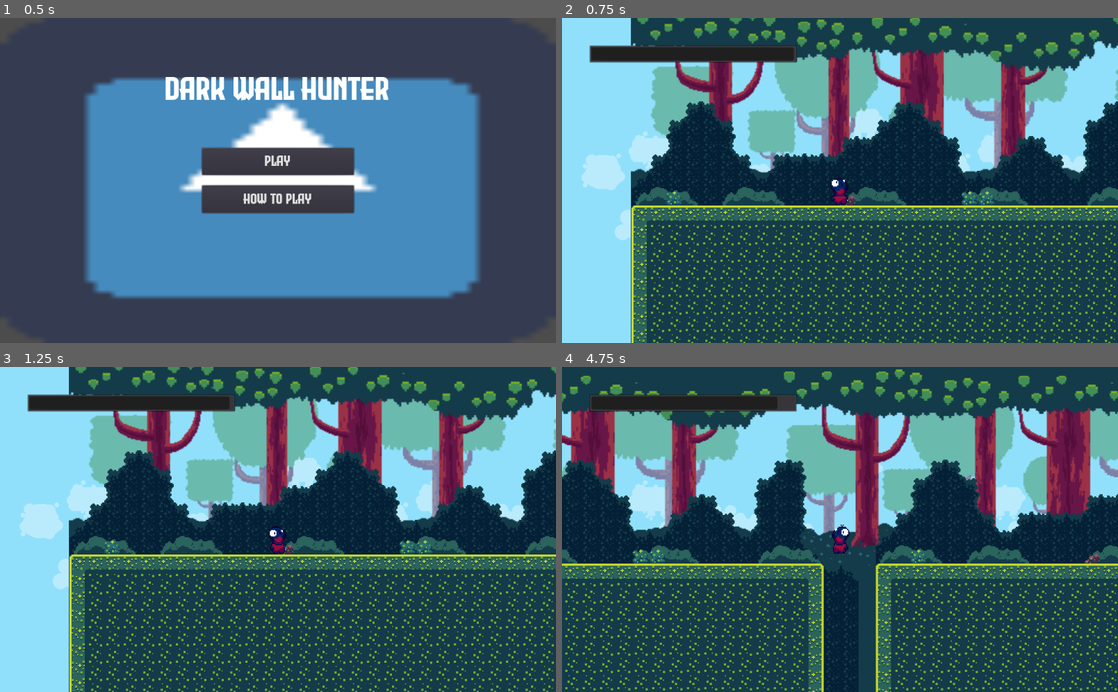
Above: before the commit, frames 1-4 (two rows, left to right).
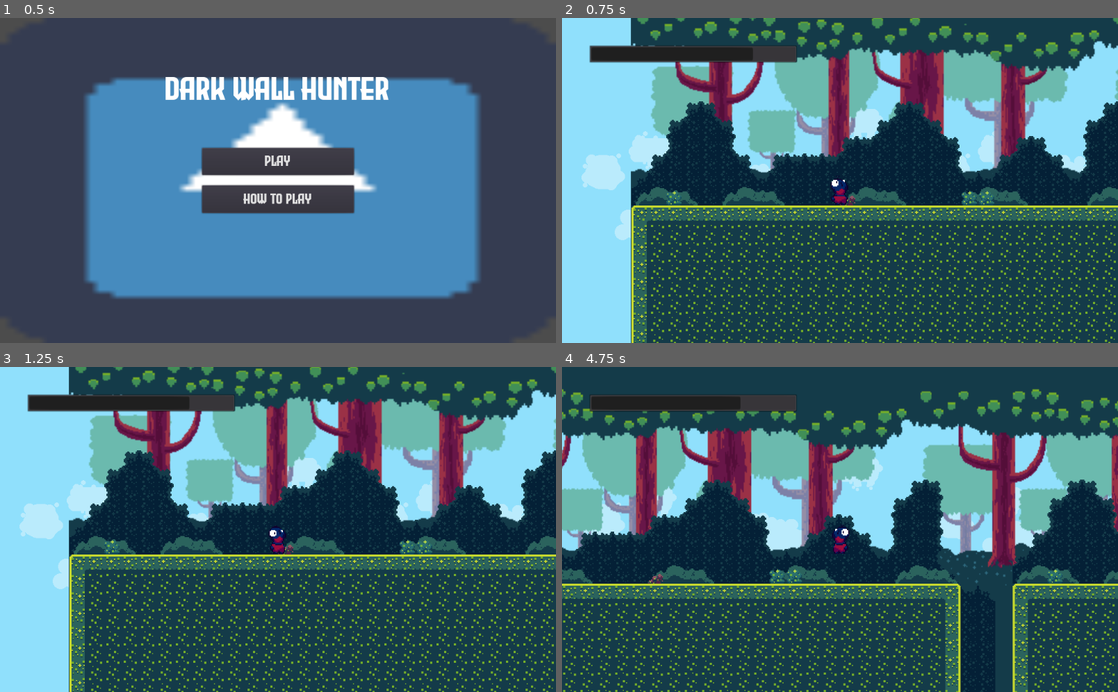
Above: after the commit, the same moments.

Repository: bosskab123/godot-wild-jam-36
Game: Godot game, scene res://scenes/uis/MainMenuUI.tscn
Two runs of this game, one before a commit and one after it. Both use one fixed random seed, a clock stepped at 60 frames per second and the inputs below. The engine's default icon, where the game draws it, is replaced by a stand-in: a white triangle on a blue panel in a dark square.
Inputs:
- Up to frame 1 (0.5 s): no input
- Up to frame 2 (0.75 s): click "Play" at 0.5 s
- Up to frame 3 (1.25 s): no input
- Up to frame 4 (4.75 s): hold D (move_right) 1.28-2.03 s; tap Y (next_chunk) at 1.35, 2.85, 4.35 s; tap W (jump) at 1.52, 2.27, 3.77, 4.52 s; hold A (move_left) 2.03-2.78 s; tap T (previous_chunk) at 2.1, 3.6 s; hold D (move_right) 2.78-4.28 s; hold A (move_left) from 4.28 s (still down)

Frame 1 is identical in both runs. In frame 2, 0.3% of the frame differs, in the area x 34-42%, y 9-14%; in frame 3, 0.3%; in frame 4, 58%, in the area x 0-100%, y 0-100%.

Commit message:
nerf player speed

Diff:
--- a/scenes/player/Player.gd
+++ b/scenes/player/Player.gd
@@ -7,7 +7,7 @@
 # Energy System
 export(float) var MAX_ENERGY: float = 100
 export(float) var ENERGY_DRAIN_RATE: float = 2 # per sec
-var energy: float = MAX_ENERGY setget energy_set
+var energy: float = MAX_ENERGY - 20 setget energy_set
 
 func _process(delta):
 	calculate_energy(delta)
--- a/scenes/player/Player.tscn
+++ b/scenes/player/Player.tscn
@@ -44,31 +44,31 @@
 region = Rect2( 35, 0, 35, 43 )
 
 [sub_resource type="AtlasTexture" id=9]
+atlas = ExtResource( 8 )
+region = Rect2( 0, 0, 35, 43 )
+
+[sub_resource type="AtlasTexture" id=10]
+atlas = ExtResource( 10 )
+region = Rect2( 35, 0, 35, 43 )
+
+[sub_resource type="AtlasTexture" id=11]
 atlas = ExtResource( 10 )
 region = Rect2( 70, 0, 35, 43 )
 
-[sub_resource type="AtlasTexture" id=10]
+[sub_resource type="AtlasTexture" id=12]
 atlas = ExtResource( 10 )
 region = Rect2( 105, 0, 35, 43 )
 
-[sub_resource type="AtlasTexture" id=11]
+[sub_resource type="AtlasTexture" id=13]
 atlas = ExtResource( 10 )
 region = Rect2( 140, 0, 35, 43 )
 
-[sub_resource type="AtlasTexture" id=12]
+[sub_resource type="AtlasTexture" id=14]
 atlas = ExtResource( 10 )
 region = Rect2( 175, 0, 35, 43 )
 
-[sub_resource type="AtlasTexture" id=13]
+[sub_resource type="AtlasTexture" id=15]
 atlas = ExtResource( 10 )
-region = Rect2( 0, 0, 35, 43 )
-
-[sub_resource type="AtlasTexture" id=14]
-atlas = ExtResource( 10 )
-region = Rect2( 35, 0, 35, 43 )
-
-[sub_resource type="AtlasTexture" id=15]
-atlas = ExtResource( 8 )
 region = Rect2( 0, 0, 35, 43 )
 
 [sub_resource type="SpriteFrames" id=16]
@@ -83,25 +83,26 @@
 "name": "fall",
 "speed": 8.0
 }, {
-"frames": [ SubResource( 8 ), SubResource( 9 ), SubResource( 10 ), SubResource( 11 ), SubResource( 12 ), SubResource( 13 ) ],
-"loop": true,
-"name": "move",
-"speed": 8.0
-}, {
-"frames": [ SubResource( 14 ) ],
+"frames": [ SubResource( 8 ) ],
 "loop": true,
 "name": "wall_hang",
 "speed": 5.0
 }, {
-"frames": [ SubResource( 15 ) ],
+"frames": [ SubResource( 9 ) ],
 "loop": true,
 "name": "jump",
+"speed": 8.0
+}, {
+"frames": [ SubResource( 10 ), SubResource( 11 ), SubResource( 12 ), SubResource( 13 ), SubResource( 14 ), SubResource( 15 ) ],
+"loop": true,
+"name": "move",
 "speed": 8.0
 } ]
 
 [node name="Player" type="KinematicBody2D"]
 collision_mask = 16
 script = ExtResource( 2 )
+ENERGY_DRAIN_RATE = 1.5
 
 [node name="CollisionShape2D" type="CollisionShape2D" parent="."]
 shape = SubResource( 1 )
@@ -114,11 +115,11 @@
 
 [node name="PlayerAirState" type="Node2D" parent="PlayerStateMachine"]
 script = ExtResource( 6 )
-JUMP_SPEED = 200.0
-MAX_X_SPEED = 200.0
+JUMP_SPEED = 250.0
+MAX_X_SPEED = 125.0
 MAX_Y_SPEED = 300.0
 animated_sprite = NodePath("../AnimatedSprite")
-MOVE_SPEED = 20.0
+MOVE_SPEED = 10.0
 wall_check_ray = NodePath("../WallCheckRay")
 
 [node name="PlayerIdleState" type="Node2D" parent="PlayerStateMachine"]
@@ -131,20 +132,20 @@
 [node name="PlayerMoveState" type="Node2D" parent="PlayerStateMachine"]
 rotation = 1.16744
 script = ExtResource( 3 )
-JUMP_SPEED = 200.0
-MAX_X_SPEED = 200.0
+JUMP_SPEED = 220.0
+MAX_X_SPEED = 125.0
 MAX_Y_SPEED = 300.0
 animated_sprite = NodePath("../AnimatedSprite")
-MOVE_SPEED = 20.0
+MOVE_SPEED = 12.0
 
 [node name="PlayerWallHangState" type="Node2D" parent="PlayerStateMachine"]
 rotation = 1.16744
 script = ExtResource( 7 )
 JUMP_SPEED = 200.0
-MAX_X_SPEED = 200.0
+MAX_X_SPEED = 150.0
 MAX_Y_SPEED = 300.0
 animated_sprite = NodePath("../AnimatedSprite")
-WALL_JUMP_VECTOR = Vector2( 100, -200 )
+WALL_JUMP_VECTOR = Vector2( 80, -200 )
 WALL_HANG_COOLDOWN = 0.5
 wall_check_ray = NodePath("../WallCheckRay")
 
